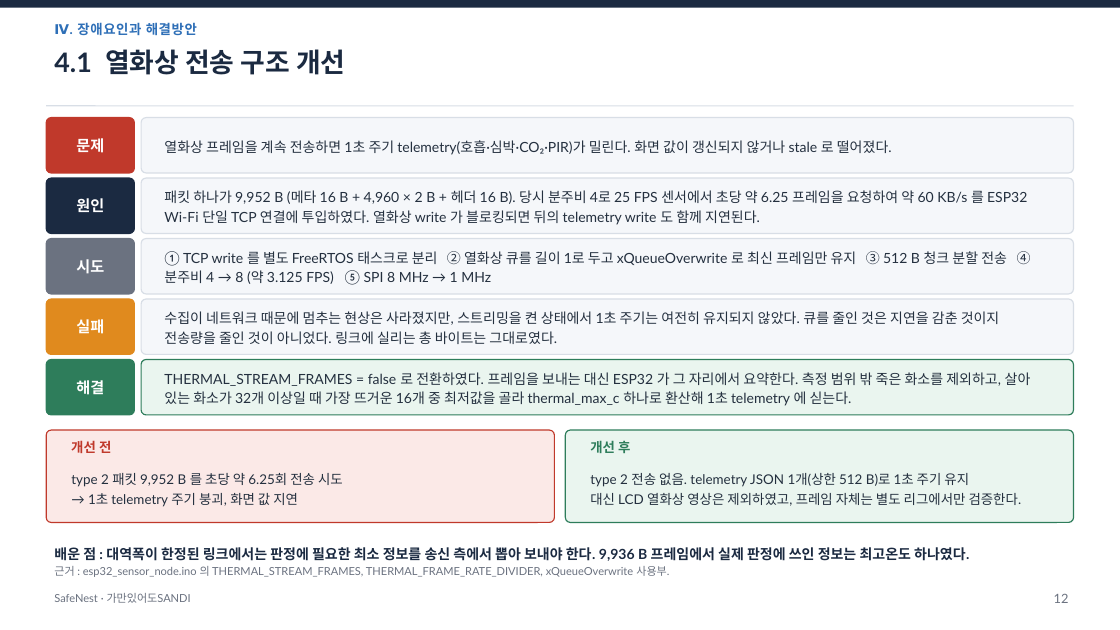
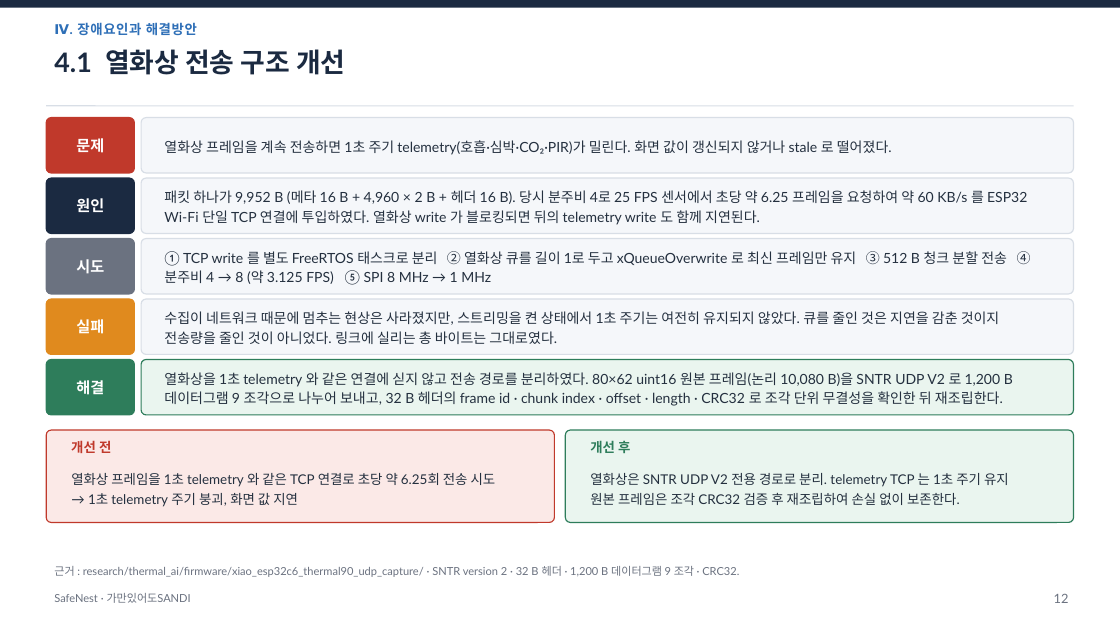
Before and after one commit to jinsu1011/safenest-embedded-competition, a slide deck: slide 13 of final-report/2026ESWContest_자유공모_가만있어도SANDI_개발완료보고서.pptx. Drawn at 1120x630 pixels with LibreOffice and Linux fonts; fonts in the diff are those of the drawing. Boxes give left, top, right and bottom in pixels: in the first picture for what was removed or moved away, otherwise in the second. Text is boxed around its words. In the diff, an @@ line names an element or a change of style, - is before the commit and + after.

```diff
--- a/final-report/2026ESWContest_자유공모_가만있어도SANDI_개발완료보고서.pptx
+++ b/final-report/2026ESWContest_자유공모_가만있어도SANDI_개발완료보고서.pptx
@@ text at [164, 372, 1013, 406]: text changed @@
-THERMAL_STREAM_FRAMES = false 로 전환하였다. 프레임을 보내는 대신 ESP32 가 그 자리에서 요약한다. 측정 범위 밖 죽은 화소를 제외하고, 살아 있는 화소가 32개 이상일 때 가장 뜨거운 16개 중 최저값을 골라 thermal_max_c 하나로 환산해 1초 telemetry 에 싣는다.
+열화상을 1초 telemetry 와 같은 연결에 싣지 않고 전송 경로를 분리하였다. 80×62 uint16 원본 프레임(논리 10,080 B)을 SNTR UDP V2 로 1,200 B 데이터그램 9 조각으로 나누어 보내고, 32 B 헤더의 frame id · chunk index · offset · length · CRC32 로 조각 단위 무결성을 확인한 뒤 재조립한다.
@@ text at [71, 473, 496, 487]: text changed @@
-type 2 패킷 9,952 B 를 초당 약 6.25회 전송 시도
+열화상 프레임을 1초 telemetry 와 같은 TCP 연결로 초당 약 6.25회 전송 시도
@@ text at [590, 473, 1009, 505]: text changed @@
-type 2 전송 없음. telemetry JSON 1개(상한 512 B)로 1초 주기 유지
-대신 LCD 열화상 영상은 제외하였고, 프레임 자체는 별도 리그에서만 검증한다.
+열화상은 SNTR UDP V2 전용 경로로 분리. telemetry TCP 는 1초 주기 유지
+원본 프레임은 조각 CRC32 검증 후 재조립하여 손실 없이 보존한다.
@@ text "근거 : research/thermal_ai/firmware/xiao_esp32c6_thermal90_udp ..." at [54, 566, 739, 577]: vertical alignment top to middle @@
@@ text at [54, 566, 739, 577]: text changed; size 12 to 9.5 pt; text colour #1B2A41 to #6B7280; bold off @@
-배운 점 : 대역폭이 한정된 링크에서는 판정에 필요한 최소 정보를 송신 측에서 뽑아 보내야 한다. 9,936 B 프레임에서 실제 판정에 쓰인 정보는 최고온도 하나였다.
+근거 : research/thermal_ai/firmware/xiao_esp32c6_thermal90_udp_capture/ · SNTR version 2 · 32 B 헤더 · 1,200 B 데이터그램 9 조각 · CRC32.
@@ text removed at [54, 566, 669, 577] @@
-근거 : esp32_sensor_node.ino 의 THERMAL_STREAM_FRAMES, THERMAL_FRAME_RATE_DIVIDER, xQueueOverwrite 사용부.
```
Also in this commit, not shown: 19 other slides changed, 28 other files.
